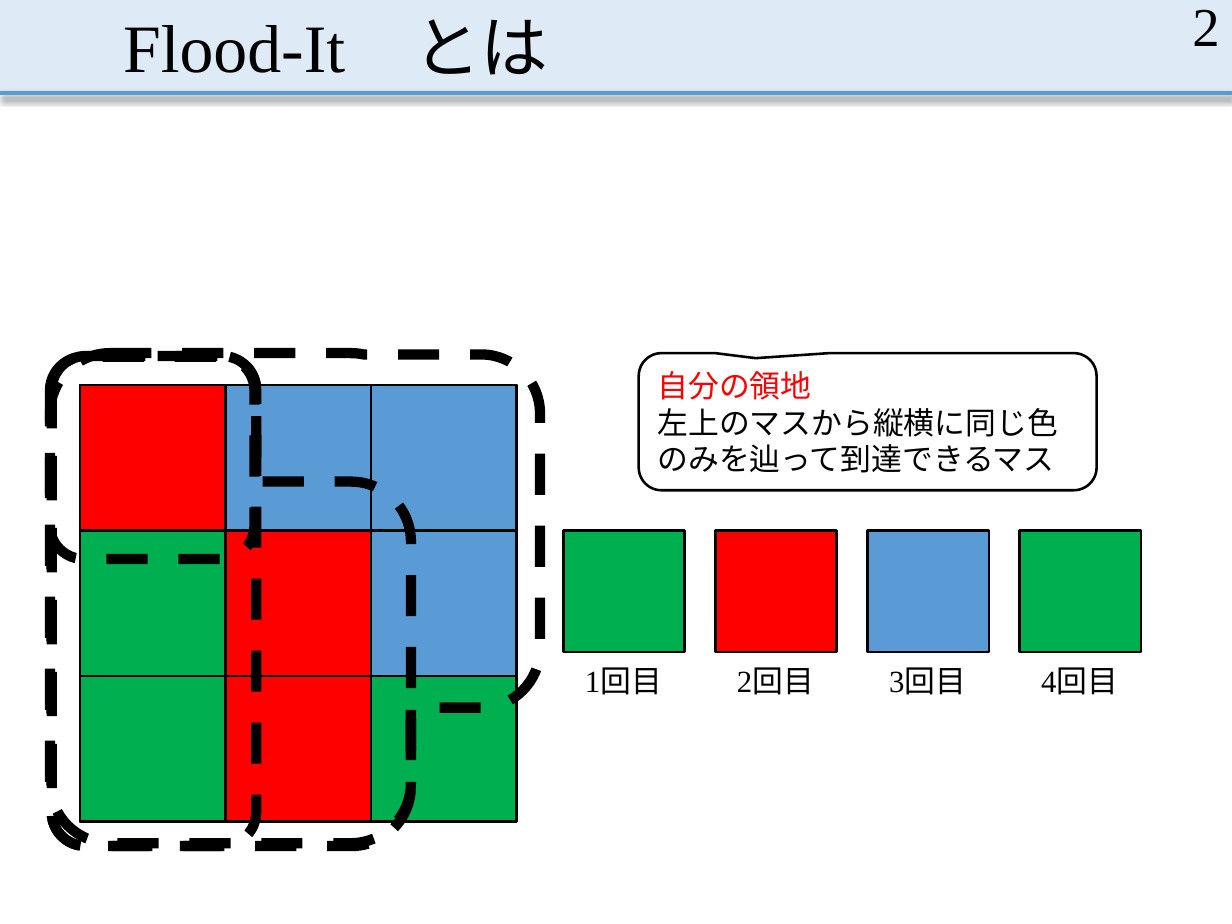
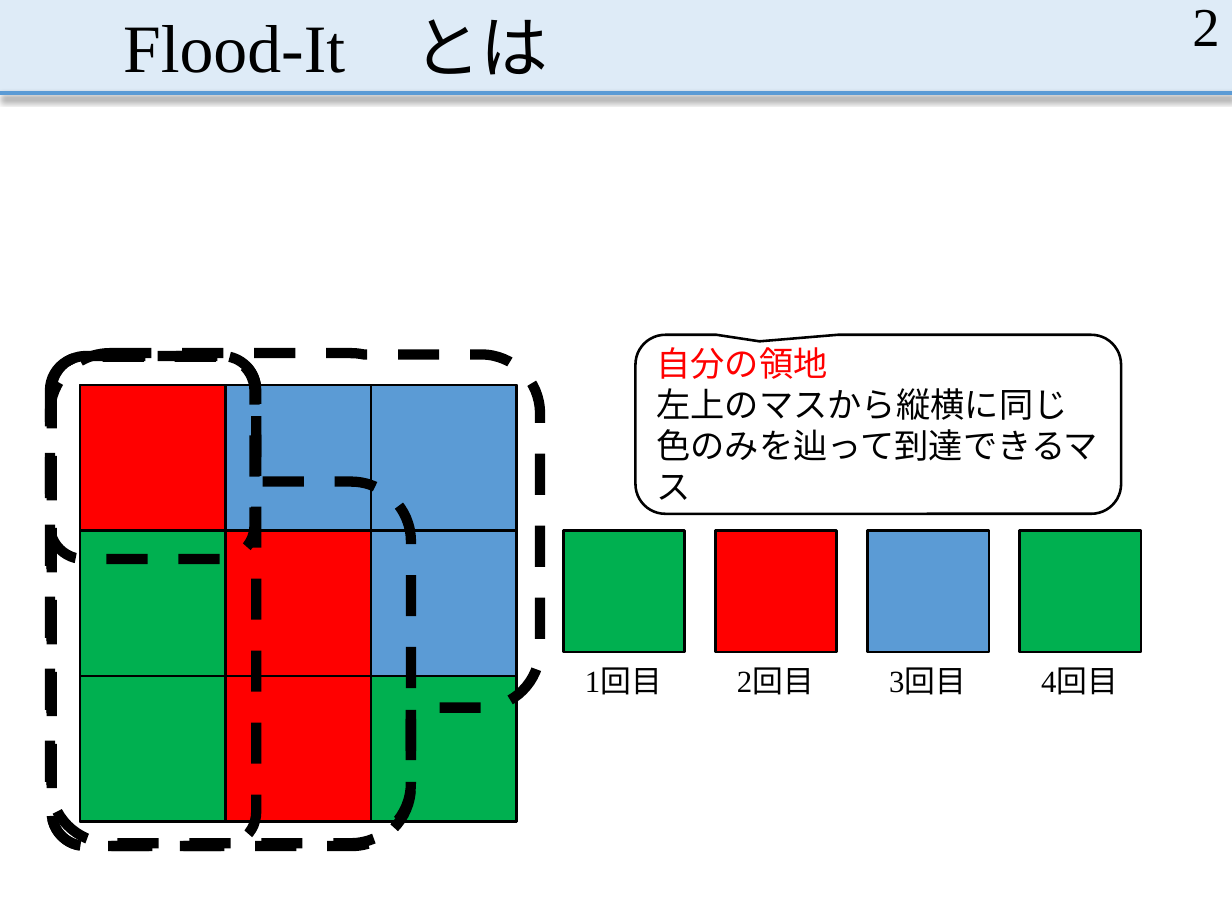
Before and after one commit to MasayaOda/SR, a slide deck: slide 2 of 中間発表.pptx. Drawn at 1232x924 pixels with LibreOffice and Linux fonts; fonts in the diff are those of the drawing; grey boxes stand for pictures. Boxes give left, top, right and bottom in pixels: in the first picture for what was removed or moved away, otherwise in the second. Text is boxed around its words. In the diff, an @@ line names an element or a change of style, - is before the commit and + after.

Commit message:
家でアニメーション追加、フォント小さくなってたりした

```diff
--- a/中間発表.pptx
+++ b/中間発表.pptx
@@ rounded speech box "自分の領地": place and size @@
-rounded speech box "自分の領地" at [638,354,1096,490]
+rounded speech box "自分の領地" at [636,335,1121,514]
@@ rounded speech box "自分の領地" at [636,335,1121,514]: size 18 to 20 pt @@
```
Also in this commit, not shown: 5 other slides changed.
